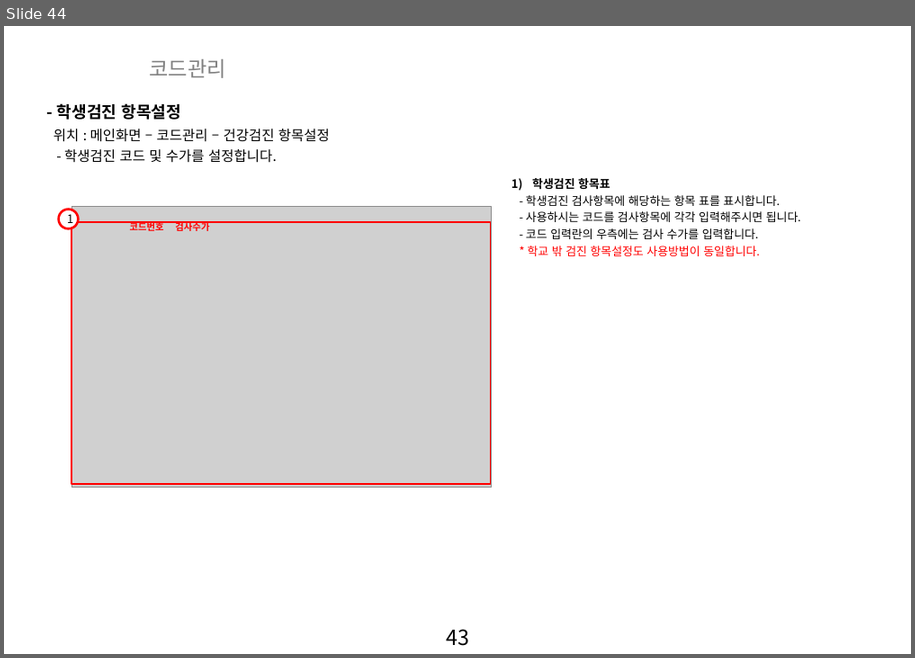
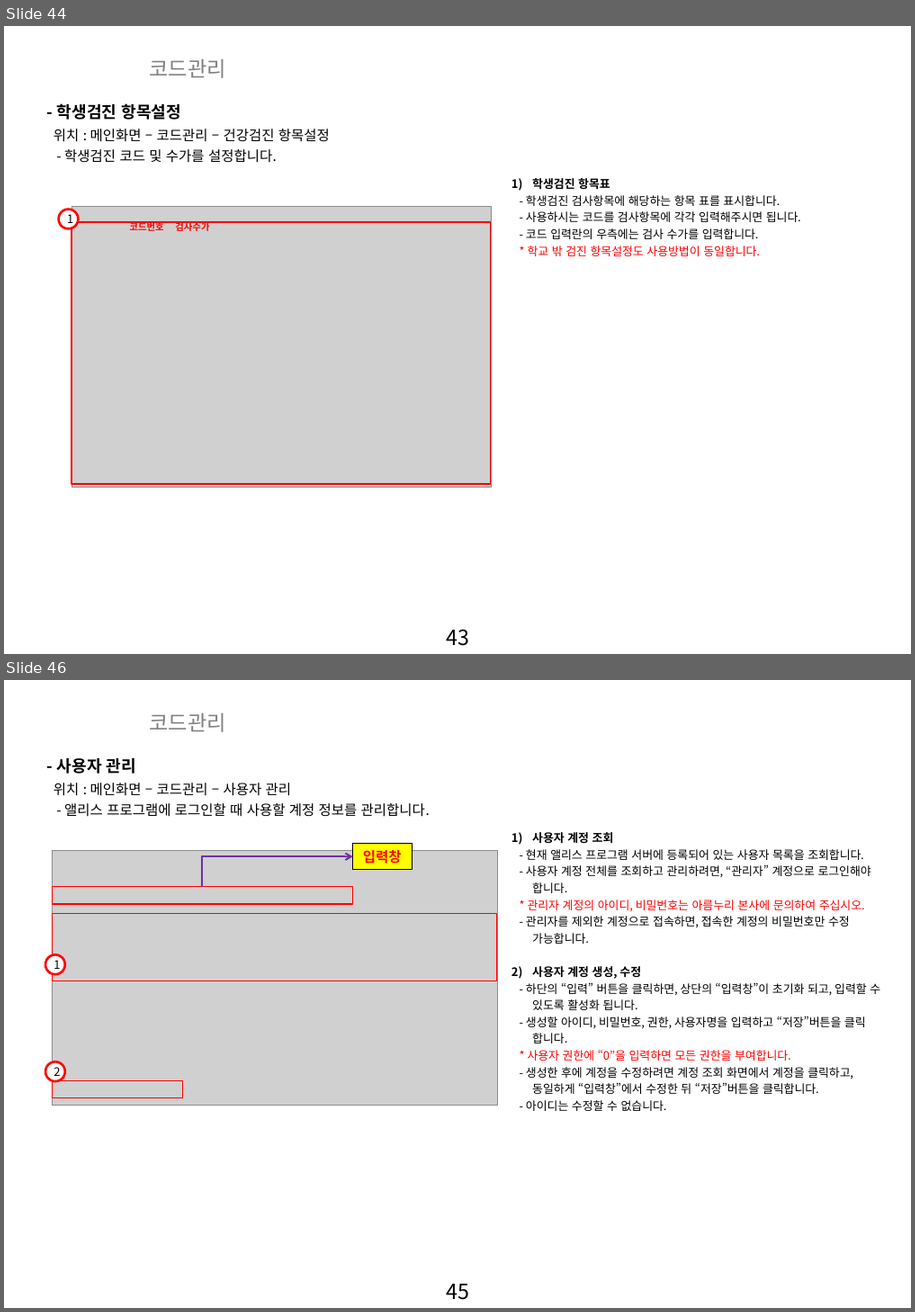
Before and after one commit to zooxop/ailiss_manual, a slide deck: manual/앨리스_매뉴얼_작업중.pptx. Shown one above the other, each under a label of ours: slide 44 before the commit, slides 44 and 46 after it; the slides between them are not shown. The pictures are 915x658 and 915x1312 pixels, drawn with LibreOffice and Linux fonts; fonts in the diff are those of the drawing; grey boxes stand for pictures; background and template pictures are left out. Boxes give left, top, right and bottom in pixels: in the first picture for what was removed or moved away, otherwise in the second. Text is boxed around its words. In the diff, an @@ line names an element or a change of style, - is before the commit and + after.

Commit message:
코드관리 완료

```diff
--- a/manual/앨리스_매뉴얼_작업중.pptx
+++ b/manual/앨리스_매뉴얼_작업중.pptx
@@ slide 46 added at <box>4,680,911,1308</box>, background picture (left out); not listed: 1 template element that a slide beside it also shows @@
@@ text added at <box>149,713,226,732</box>, 18 pt, text #808080 @@
+코드관리
@@ text added at <box>57,757,136,774</box>, 14 pt, text #000000, bold @@
+- 사용자 관리
@@ text added at <box>54,783,291,796</box>, 12 pt, text #000000 @@
+위치 : 메인화면 – 코드관리 – 사용자 관리
@@ text added at <box>64,803,430,817</box>, 12 pt, text #000000 @@
+- 앨리스 프로그램에 로그인할 때 사용할 계정 정보를 관리합니다.
@@ text added at <box>526,832,881,1111</box>, 10 pt, text #000000 @@
+1) 사용자 계정 조회
+- 현재 앨리스 프로그램 서버에 등록되어 있는 사용자 목록을 조회합니다.
+- 사용자 계정 전체를 조회하고 관리하려면, “관리자” 계정으로 로그인해야 합니다.
+* 관리자 계정의 아이디, 비밀번호는 아름누리 본사에 문의하여 주십시오.
+- 관리자를 제외한 계정으로 접속하면, 접속한 계정의 비밀번호만 수정
+가능합니다.
+2) 사용자 계정 생성, 수정
+- 하단의 “입력” 버튼을 클릭하면, 상단의 “입력창”이 초기화 되고, 입력할 수 있도록 활성화 됩니다.
+- 생성할 아이디, 비밀번호, 권한, 사용자명을 입력하고 “저장”버튼을 클릭
+합니다.
+* 사용자 권한에 “0”을 입력하면 모든 권한을 부여합니다.
+- 생성한 후에 계정을 수정하려면 계정 조회 화면에서 계정을 클릭하고,
+동일하게 “입력창”에서 수정한 뒤 “저장”버튼을 클릭합니다.
+- 아이디는 수정할 수 없습니다.
@@ picture added at <box>52,850,497,1106</box> @@
@@ elbow arrow added from (203, 887) to (353, 856), #7030A0 1.5 pt @@
@@ rectangle added at <box>353,843,412,869</box>, fill #FFFF00, outline #000000 0.5 pt, 12 pt, text #FF0000, bold @@
+입력창
@@ rectangle added at <box>52,887,352,904</box>, outline #FF0000 1 pt @@
@@ rectangle added at <box>52,914,496,981</box>, outline #FF0000 1 pt @@
@@ ellipse added at <box>45,954,64,974</box>, fill #FFFFFF, outline #FF0000 2 pt, 10 pt, text #000000 @@
+1
@@ ellipse added at <box>45,1062,64,1081</box>, fill #FFFFFF, outline #FF0000 2 pt, 10 pt, text #000000 @@
+2
@@ rectangle added at <box>52,1080,182,1098</box>, outline #FF0000 1 pt @@
```
Also in this commit, not shown: 1 slide changed, 1 other slide added, 1 other file.
